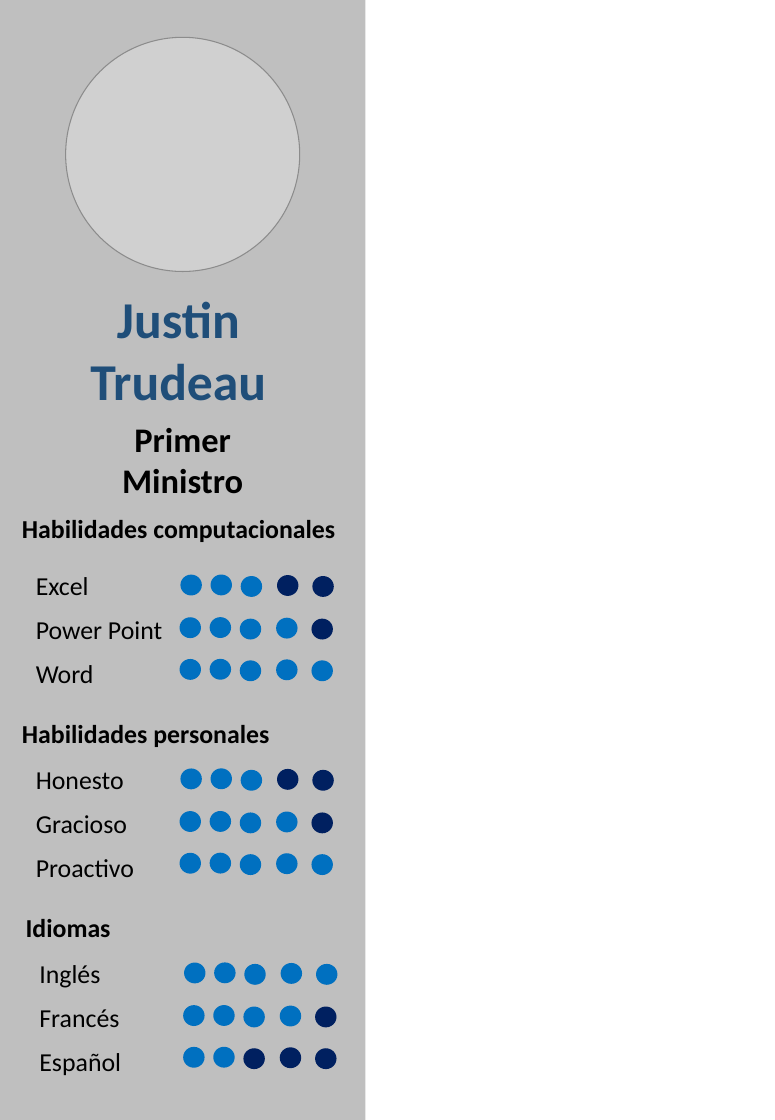
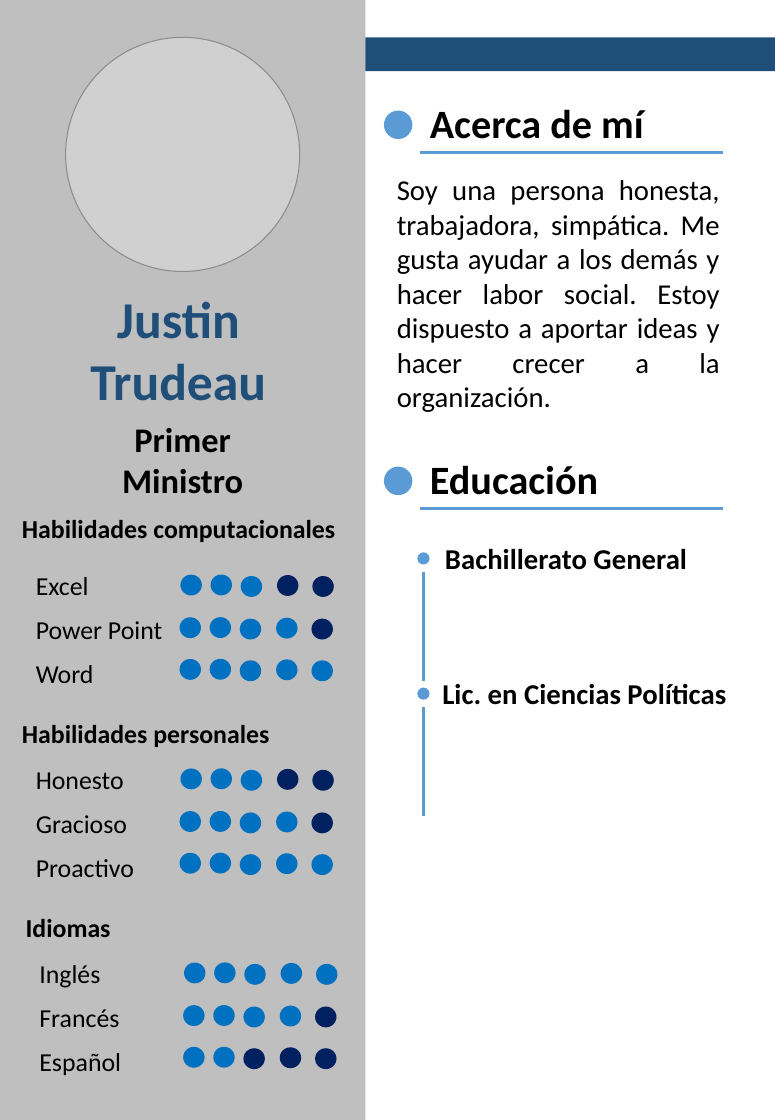
Before and after one commit to 1638935421270/mixlaab.github.io, a slide deck: slide 1 of escuelas/ceduk/eneabr2018/infges2/cv_trudeau.pptx. Drawn at 775x1120 pixels with LibreOffice and Linux fonts; fonts in the diff are those of the drawing; grey boxes stand for pictures. Boxes give left, top, right and bottom in pixels: in the first picture for what was removed or moved away, otherwise in the second. Text is boxed around its words. In the diff, an @@ line names an element or a change of style, - is before the commit and + after.

```diff
--- a/escuelas/ceduk/eneabr2018/infges2/cv_trudeau.pptx
+++ b/escuelas/ceduk/eneabr2018/infges2/cv_trudeau.pptx
@@ rectangle added at [366, 37, 775, 71], fill #1F4E79 @@
@@ ellipse added at [384, 111, 413, 140], fill #5B9BD5 @@
@@ text added at [430, 109, 643, 139], 28 pt, text #000000, bold @@
+Acerca de mí
@@ line added from (420, 152) to (723, 152), #5B9BD5 2.25 pt @@
@@ text added at [397, 180, 720, 412], 20 pt, text #000000 @@
+Soy una persona honesta, trabajadora, simpática. Me gusta ayudar a los demás y hacer labor social. Estoy dispuesto a aportar ideas y hacer crecer a la organización.
@@ ellipse added at [384, 466, 413, 495], fill #5B9BD5 @@
@@ text added at [430, 465, 598, 495], 28 pt, text #000000, bold @@
+Educación
@@ line added from (420, 508) to (723, 508), #5B9BD5 2.25 pt @@
@@ ellipse added at [417, 552, 430, 564], fill #5B9BD5 @@
@@ text added at [445, 549, 687, 570], 20 pt, text #000000, bold @@
+Bachillerato General
@@ line added from (424, 681) to (424, 571), #5B9BD5 2.25 pt @@
@@ ellipse added at [417, 687, 430, 700], fill #5B9BD5 @@
@@ text added at [442, 684, 726, 705], 20 pt, text #000000, bold @@
+Lic. en Ciencias Políticas
@@ line added from (424, 816) to (424, 707), #5B9BD5 2.25 pt @@
```
Also in this commit, not shown: 1 slide added, 54 other files.
